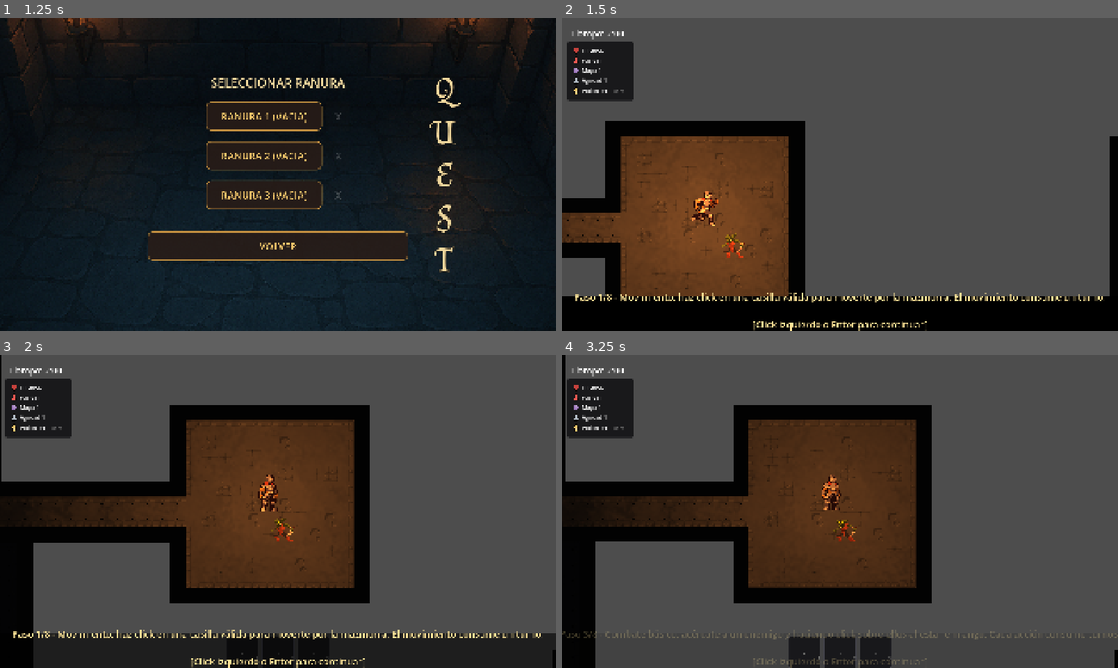
Above: before the commit, frames 1-4 (two rows, left to right).
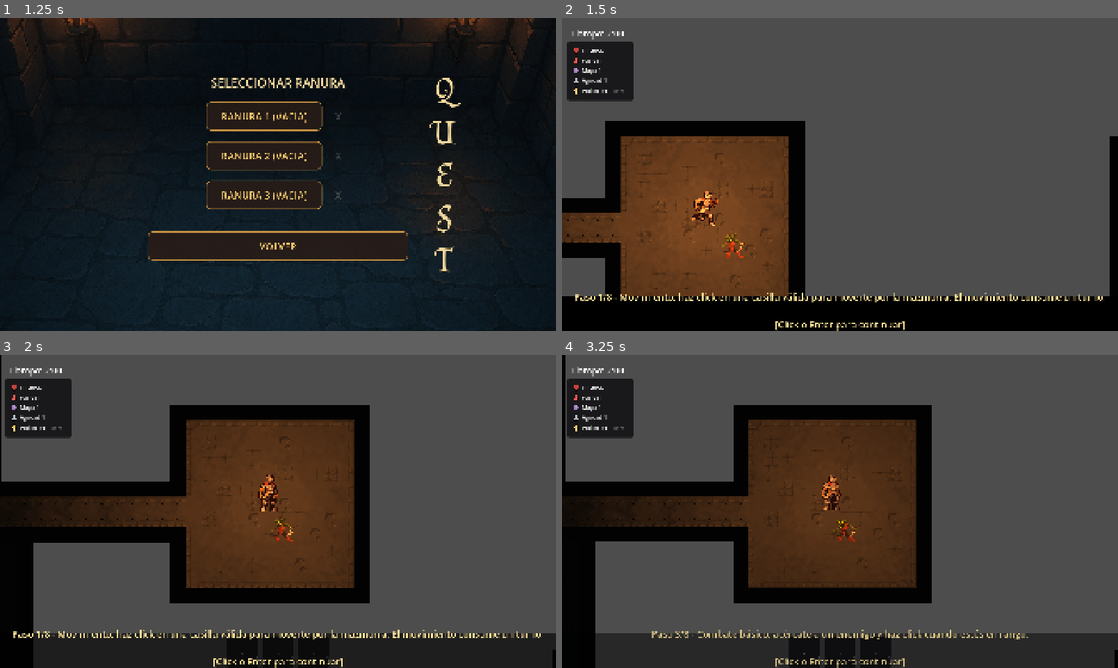
Above: after the commit, the same moments.

Repository: fedemuntaabski/Quest
Game: Godot game, scene res://scenes/MainMenu.tscn
Same seed, same stepped clock (60 frames per second), same inputs: the game is played once before the commit and once after it.
Inputs (mouse positions are in pixels of both pictures, inside the frame that each line leads up to):
- Up to frame 1 (1.25 s): click "INICIO" at 0.5 s
- Up to frame 2 (1.5 s): click "RANURA 1 (VACIA)" at 1.25 s
- Up to frame 3 (2 s): no input
- Up to frame 4 (3.25 s): tap Enter (ui_accept) at 2 s; drag from (806, 652) to (834, 505) at 2.02 s; drag from (840, 652) to (834, 505) at 2.77 s

Frame 1 is identical in both runs. In frame 2, 0.4% of the frame differs, in the area x 34-66%, y 96-100%; in frame 3, 0.4%; in frame 4, 9.0%, in the area x 0-100%, y 87-100%.

Commit message:
terminar despues tutorial layer

Diff:
--- a/scenes/PostVictoryPopup.tscn
+++ b/scenes/PostVictoryPopup.tscn
@@ -8,7 +8,7 @@
 border_width_top = 2
 border_width_right = 2
 border_width_bottom = 2
-border_color = Color(0.36, 0.69, 0.89, 0.95)
+border_color = Color(0.7471541, 0.51094943, 0.28358862, 0.9490196)
 corner_radius_top_left = 10
 corner_radius_top_right = 10
 corner_radius_bottom_right = 10
--- a/scripts/ui/overlays/PostVictoryPopup.gd
+++ b/scripts/ui/overlays/PostVictoryPopup.gd
@@ -18,7 +18,7 @@
 	if title_label:
 		title_label.text = "Contrato renovado."
 	if body_label:
-		body_label.text = "Jefe neutralizado en run anterior.\nNuevo contrato iniciado.\nNivel de amenaza aumentado: Ciclo %d." % max(0, run_cycle)
+		body_label.text = "Jefe neutralizado en run anterior.\nNuevo contrato iniciado.\nNivel de enemigos aumentados: Ciclo %d." % max(0, run_cycle)
 	if continue_button:
 		continue_button.grab_focus()
 
--- a/scripts/ui/overlays/TutorialLayer.gd
+++ b/scripts/ui/overlays/TutorialLayer.gd
@@ -1,44 +1,87 @@
 extends CanvasLayer
-
-## TutorialLayer — Autonomo y desacoplado
+class_name TutorialLayer
+
+# =====================================================
+# SIGNALS
+# =====================================================
 
 signal tutorial_started
 signal tutorial_finished
 
-var step: int = 0
-
-var prompts = [
-	"Paso 1/8 - Movimiento: haz click en una casilla válida para moverte por la mazmorra. El movimiento consume un turno.",
-	"Paso 2/8 - Cámara y exploración: avanza por las habitaciones. La cámara sigue tu posición dentro de la sala actual.",
-	"Paso 3/8 - Combate básico: acércate a un enemigo y haciendo click sobre ellos al estar en rango. Cada acción consume turnos.",
-	"Paso 4/8 - Sistema de cartas: usa las teclas 1, 2 y 3 para cambiar tu carta activa y ver su rango de acción.",
-	"Paso 5/8 - Estados: algunos ataques aplican efectos como stun, bleed, burn, freeze o poison. Estos pueden inmovilizar, dañar o debilitar al enemigo por varios turnos.",
-	"Paso 6/8 - Recursos: los enemigos pueden soltar oro. Este oro se usa para mejoras entre combates.",
-	"Paso 7/8 - HUD: tu vida, estadisticas y estados actuales siempre se muestran en la interfaz superior.",
-	"Paso 8/8 - Progresión: limpia habitaciones para avanzar. Al derrotar enemigos avanzas hacia el jefe final."
+# =====================================================
+# STEP MODEL
+# =====================================================
+
+class TutorialStep:
+	var text: String
+	var wait_for_action: bool = false
+	var auto_advance: bool = false
+
+	func _init(_text: String, _wait_for_action := false, _auto := false):
+		text = _text
+		wait_for_action = _wait_for_action
+		auto_advance = _auto
+
+
+# =====================================================
+# CONFIG STEPS (DATA-DRIVEN)
+# =====================================================
+
+var steps: Array[TutorialStep] = [
+	TutorialStep.new("Paso 1/8 - Movimiento: haz click en una casilla válida para moverte por la mazmorra. El movimiento consume un turno.", true),
+	TutorialStep.new("Paso 2/8 - Cámara y exploración: avanza por las habitaciones. La cámara sigue tu posición dentro de la sala actual."),
+	TutorialStep.new("Paso 3/8 - Combate básico: acércate a un enemigo y haz click cuando estés en rango."),
+	TutorialStep.new("Paso 4/8 - Sistema de cartas: usa teclas 1, 2 y 3 para cambiar carta activa."),
+	TutorialStep.new("Paso 5/8 - Estados: efectos como stun, bleed, burn o poison alteran el combate."),
+	TutorialStep.new("Paso 6/8 - Recursos: los enemigos pueden soltar oro para mejoras."),
+	TutorialStep.new("Paso 7/8 - HUD: vida, stats y estados visibles siempre en interfaz superior."),
+	TutorialStep.new("Paso 8/8 - Progresión: limpia habitaciones para avanzar al jefe final.")
 ]
 
-var active_tween: Tween
-var is_transitioning: bool = false
-var is_active: bool = false
+# =====================================================
+# STATE
+# =====================================================
+
+enum State {
+	IDLE,
+	SHOWING,
+	TRANSITIONING,
+	FINISHED
+}
+
+var state: State = State.IDLE
+var step_index: int = 0
 
 var dungeon_generator: DungeonGenerator = null
+
+# =====================================================
+# UI REFS
+# =====================================================
 
 @onready var label: Label = $Label
 @onready var bg: ColorRect = $ColorRect
 
-# ─────────────────────────────────────────────
-# SETUP (NUEVO)
-# ─────────────────────────────────────────────
+# =====================================================
+# TWEEN
+# =====================================================
+
+var tween: Tween
+
+# =====================================================
+# SETUP
+# =====================================================
+
 func setup(dg: DungeonGenerator) -> void:
 	dungeon_generator = dg
 
 	if dungeon_generator and not dungeon_generator.room_cleared.is_connected(_on_room_cleared):
 		dungeon_generator.room_cleared.connect(_on_room_cleared)
 
-# ─────────────────────────────────────────────
-# INIT
-# ─────────────────────────────────────────────
+
+# =====================================================
+# READY
+# =====================================================
+
 func _ready() -> void:
 	layer = 15
 	process_mode = Node.PROCESS_MODE_ALWAYS
@@ -50,68 +93,103 @@
 	else:
 		queue_free()
 
-# ─────────────────────────────────────────────
+
+# =====================================================
 # INPUT
-# ─────────────────────────────────────────────
+# =====================================================
+
 func _input(event: InputEvent) -> void:
-	if visible and not is_transitioning:
-		if event.is_action_pressed("ui_accept") or (event is InputEventMouseButton and event.pressed):
-			_advance_tutorial()
-
-# ─────────────────────────────────────────────
+	if state != State.SHOWING:
+		return
+
+	if event.is_action_pressed("ui_accept") or (event is InputEventMouseButton and event.pressed):
+		advance_step()
+
+
+# =====================================================
 # FLOW
-# ─────────────────────────────────────────────
+# =====================================================
+
 func _start_tutorial() -> void:
-	is_active = true
+	state = State.SHOWING
 	visible = true
+
 	tutorial_started.emit()
-	_show_next_prompt()
-
-func _show_next_prompt() -> void:
-	if step >= prompts.size():
-		_finish_tutorial()
+	show_step()
+
+
+func show_step() -> void:
+	if step_index >= steps.size():
+		finish_tutorial()
 		return
 
-	label.text = "%s\n\n[Click izquierdo o Enter para continuar]" % prompts[step]
-	is_transitioning = false
-
-	if active_tween:
-		active_tween.kill()
-
-	active_tween = create_tween().set_parallel(true)
-	active_tween.set_pause_mode(Tween.TWEEN_PAUSE_PROCESS)
-	active_tween.tween_property(label, "modulate:a", 1.0, 0.5).from(0.0)
-	active_tween.tween_property(bg, "modulate:a", 0.6, 0.5).from(0.0)
-
-func _advance_tutorial() -> void:
-	is_transitioning = true
-
-	if active_tween:
-		active_tween.kill()
-
-	active_tween = create_tween().set_parallel(true)
-	active_tween.set_pause_mode(Tween.TWEEN_PAUSE_PROCESS)
-	active_tween.tween_property(label, "modulate:a", 0.0, 0.3)
-	active_tween.tween_property(bg, "modulate:a", 0.0, 0.3)
-
-	await active_tween.finished
-
-	step += 1
-	_show_next_prompt()
-
-# ─────────────────────────────────────────────
-# EVENTOS DEL JUEGO
-# ─────────────────────────────────────────────
+	var step := steps[step_index]
+
+	label.text = step.text + "\n\n[Click o Enter para continuar]"
+	play_fade_in()
+
+
+# =====================================================
+# ADVANCE
+# =====================================================
+
+func advance_step() -> void:
+	if state != State.SHOWING:
+		return
+
+	state = State.TRANSITIONING
+	play_fade_out()
+
+	await tween.finished
+
+	step_index += 1
+	state = State.SHOWING
+	show_step()
+
+
+# =====================================================
+# ANIMATION
+# =====================================================
+
+func play_fade_in() -> void:
+	if tween:
+		tween.kill()
+
+	tween = create_tween().set_parallel(true)
+	tween.set_pause_mode(Tween.TWEEN_PAUSE_PROCESS)
+
+	tween.tween_property(label, "modulate:a", 1.0, 0.25).from(0.0)
+	tween.tween_property(bg, "modulate:a", 0.6, 0.25).from(0.0)
+
+
+func play_fade_out() -> void:
+	if tween:
+		tween.kill()
+
+	tween = create_tween().set_parallel(true)
+	tween.set_pause_mode(Tween.TWEEN_PAUSE_PROCESS)
+
+	tween.tween_property(label, "modulate:a", 0.0, 0.2)
+	tween.tween_property(bg, "modulate:a", 0.0, 0.2)
+
+
+# =====================================================
+# GAME EVENTS
+# =====================================================
+
 func _on_room_cleared(_room_id: int) -> void:
-	# 🔥 El tutorial decide qué hacer con este evento
-	_finish_tutorial()
-
-# ─────────────────────────────────────────────
-# FINALIZACIÓN
-# ─────────────────────────────────────────────
-func _finish_tutorial() -> void:
-	is_active = false
+	# El tutorial puede decidir abortar según diseño
+	finish_tutorial()
+
+
+# =====================================================
+# FINISH
+# =====================================================
+
+func finish_tutorial() -> void:
+	state = State.FINISHED
 	visible = false
+
 	tutorial_finished.emit()
 
 	var save_mgr = ManagerLocator.get_save_manager()
